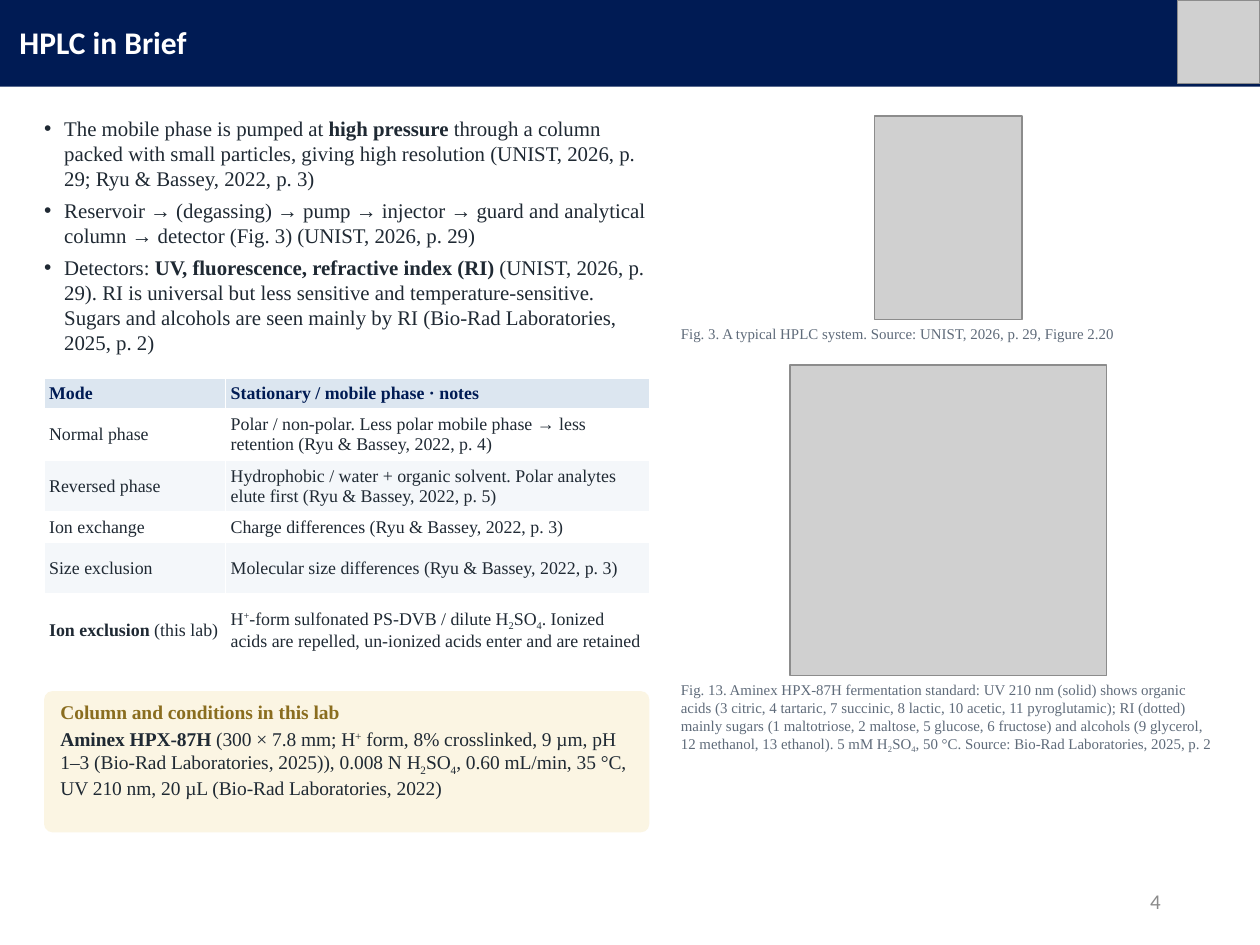
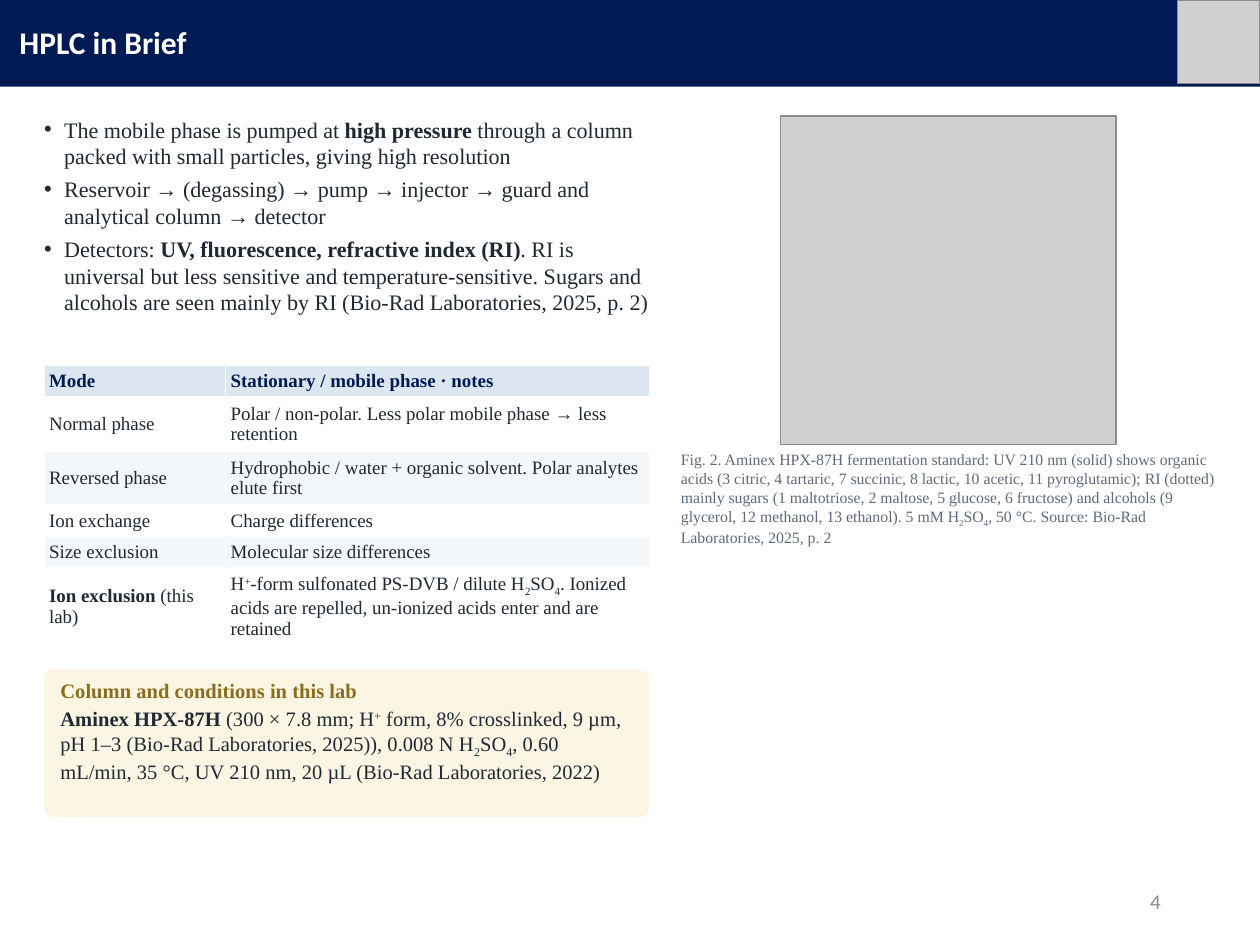
Before and after one commit to mingyu221/office, a slide deck: slide 4 of HPLC_formate_slides_EN.pptx. Drawn at 1260x945 pixels with LibreOffice and Linux fonts; fonts in the diff are those of the drawing; grey boxes stand for pictures. Boxes give left, top, right and bottom in pixels: in the first picture for what was removed or moved away, otherwise in the second. Text is boxed around its words. In the diff, an @@ line names an element or a change of style, - is before the commit and + after.

```diff
--- a/HPLC_formate_slides_EN.pptx
+++ b/HPLC_formate_slides_EN.pptx
@@ picture: place and size @@
-picture at box(790, 365, 1106, 675)
+picture at box(781, 116, 1116, 445)
@@ picture removed at box(874, 116, 1022, 319) @@
@@ text at box(64, 122, 648, 315): text changed; size 11.9 to 12.6 pt @@
-• The mobile phase is pumped at high pressure through a column packed with small particles, giving high resolution (UNIST, 2026, p. 29; Ryu & Bassey, 2022, p. 3)
-• Reservoir → (degassing) → pump → injector → guard and analytical column → detector (Fig. 3) (UNIST, 2026, p. 29)
-• Detectors: UV, fluorescence, refractive index (RI) (UNIST, 2026, p. 29). RI is universal but less sensitive and temperature-sensitive. Sugars and alcohols are seen mainly by RI (Bio-Rad Laboratories, 2025, p. 2)
+• The mobile phase is pumped at high pressure through a column packed with small particles, giving high resolution
+• Reservoir → (degassing) → pump → injector → guard and analytical column → detector
+• Detectors: UV, fluorescence, refractive index (RI). RI is universal but less sensitive and temperature-sensitive. Sugars and alcohols are seen mainly by RI (Bio-Rad Laboratories, 2025, p. 2)
@@ text removed at box(681, 328, 1113, 342) @@
-Fig. 3. A typical HPLC system. Source: UNIST, 2026, p. 29, Figure 2.20
@@ table at box(44, 365, 649, 645) @@
-row 2, column 2: Polar / non-polar. Less polar mobile phase → less retention (Ryu & Bassey, 2022, p. 4)
+row 2, column 2: Polar / non-polar. Less polar mobile phase → less retention
-row 3, column 2: Hydrophobic / water + organic solvent. Polar analytes elute first (Ryu & Bassey, 2022, p. 5)
+row 3, column 2: Hydrophobic / water + organic solvent. Polar analytes elute first
-row 4, column 2: Charge differences (Ryu & Bassey, 2022, p. 3)
+row 4, column 2: Charge differences
-row 5, column 2: Molecular size differences (Ryu & Bassey, 2022, p. 3)
+row 5, column 2: Molecular size differences
@@ size 10.2 to 10.8 pt in "Mode", "Stationary / mobile phase · notes", "Normal phase", "Reversed phase" and 4 more places @@
@@ table: place and size @@
-table at box(44, 378, 649, 667)
+table at box(44, 365, 649, 645)
@@ text at box(681, 454, 1214, 547): text changed; size 8.5 to 9 pt @@
-Fig. 13. Aminex HPX-87H fermentation standard: UV 210 nm (solid) shows organic acids (3 citric, 4 tartaric, 7 succinic, 8 lactic, 10 acetic, 11 pyroglutamic); RI (dotted) mainly sugars (1 maltotriose, 2 maltose, 5 glucose, 6 fructose) and alcohols (9 glycerol, 12 methanol, 13 ethanol). 5 mM H2SO4, 50 °C. Source: Bio-Rad Laboratories, 2025, p. 2
+Fig. 2. Aminex HPX-87H fermentation standard: UV 210 nm (solid) shows organic acids (3 citric, 4 tartaric, 7 succinic, 8 lactic, 10 acetic, 11 pyroglutamic); RI (dotted) mainly sugars (1 maltotriose, 2 maltose, 5 glucose, 6 fructose) and alcohols (9 glycerol, 12 methanol, 13 ethanol). 5 mM H2SO4, 50 °C. Source: Bio-Rad Laboratories, 2025, p. 2
@@ rounded rectangle: place and size @@
-rounded rectangle at box(44, 690, 649, 832)
+rounded rectangle at box(44, 669, 649, 818)
@@ text "Column and conditions in this ...": place and size @@
-text "Column and conditions in this ..." at box(60, 705, 626, 799)
+text "Column and conditions in this ..." at box(60, 683, 621, 784)
@@ text "Column and conditions in this ..." at box(60, 683, 621, 784): size 11.1 to 11.7 pt @@
```
Also in this commit, not shown: 11 other slides changed, 3 other files.
